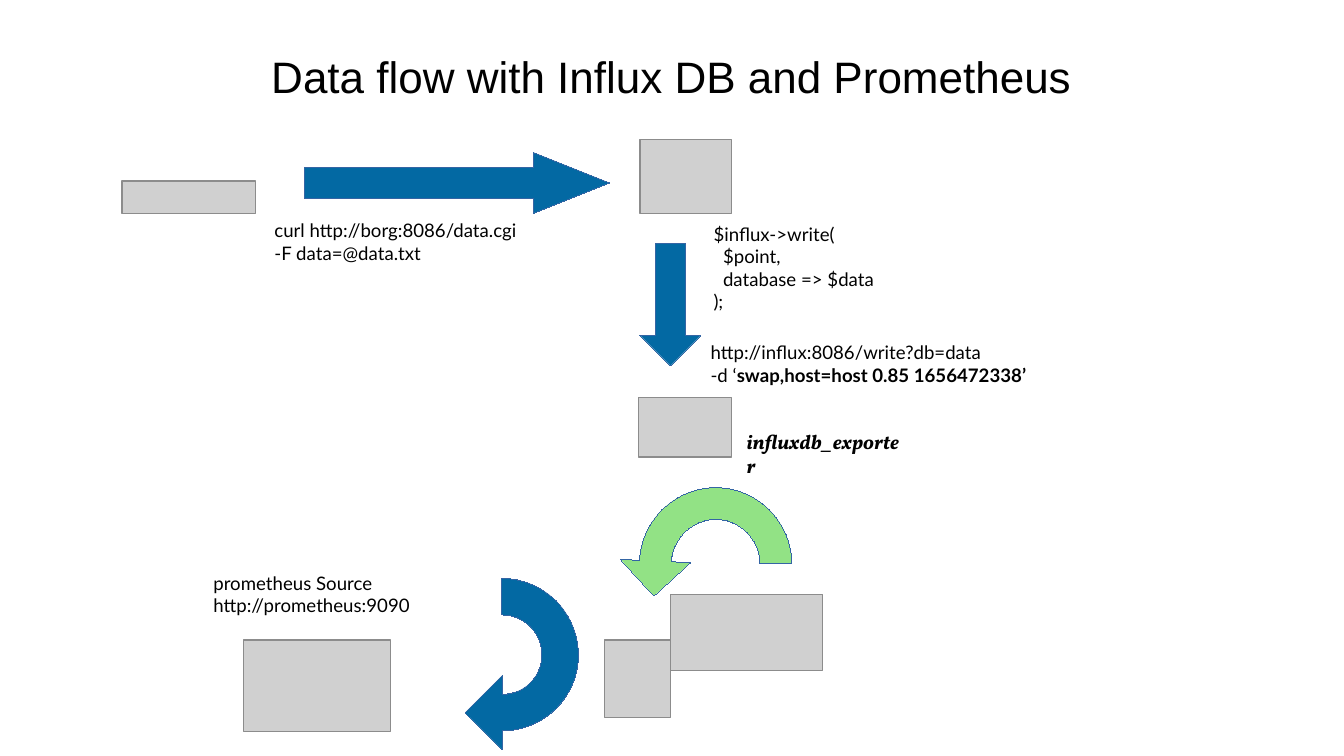
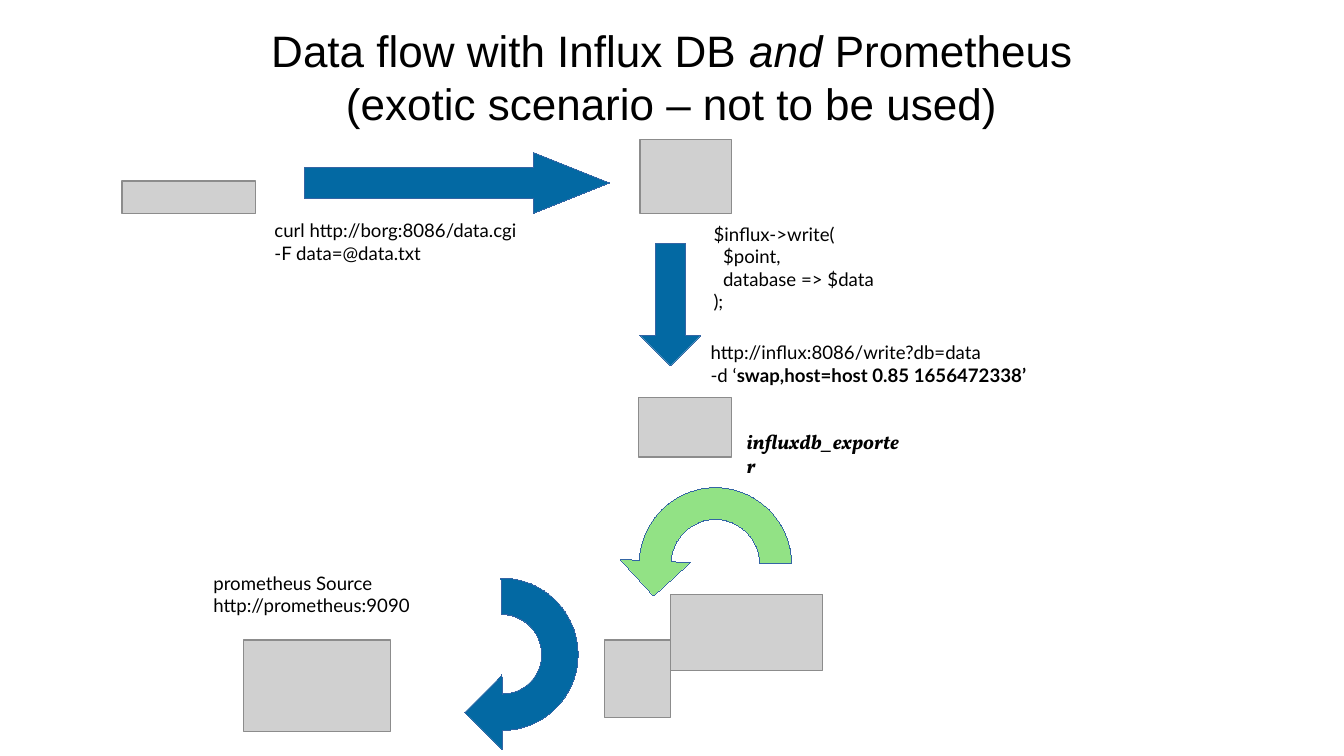
Before and after one commit to sergueik/springboot_study, a slide deck: slide 5 of basic-influxdb/data flow.odp (slide 4 before the commit). Drawn at 1344x756 pixels with LibreOffice and Linux fonts; fonts in the diff are those of the drawing; grey boxes stand for pictures. Boxes give left, top, right and bottom in pixels: in the first picture for what was removed or moved away, otherwise in the second. Text is boxed around its words. In the diff, an @@ line names an element or a change of style, - is before the commit and + after.

Commit message:
intermedate revision - added "Data Backfill into InfluxDB or Regular DB" slide

```diff
--- a/basic-influxdb/data flow.odp
+++ b/basic-influxdb/data flow.odp
@@ title at [271, 35, 1072, 128]: text changed @@
-Data flow with Influx DB and Prometheus
+Data flow with Influx DB and Prometheus
+(exotic scenario – not to be used)
```
Also in this commit, not shown: 3 other slides changed, 1 slide added, 3 other files.
